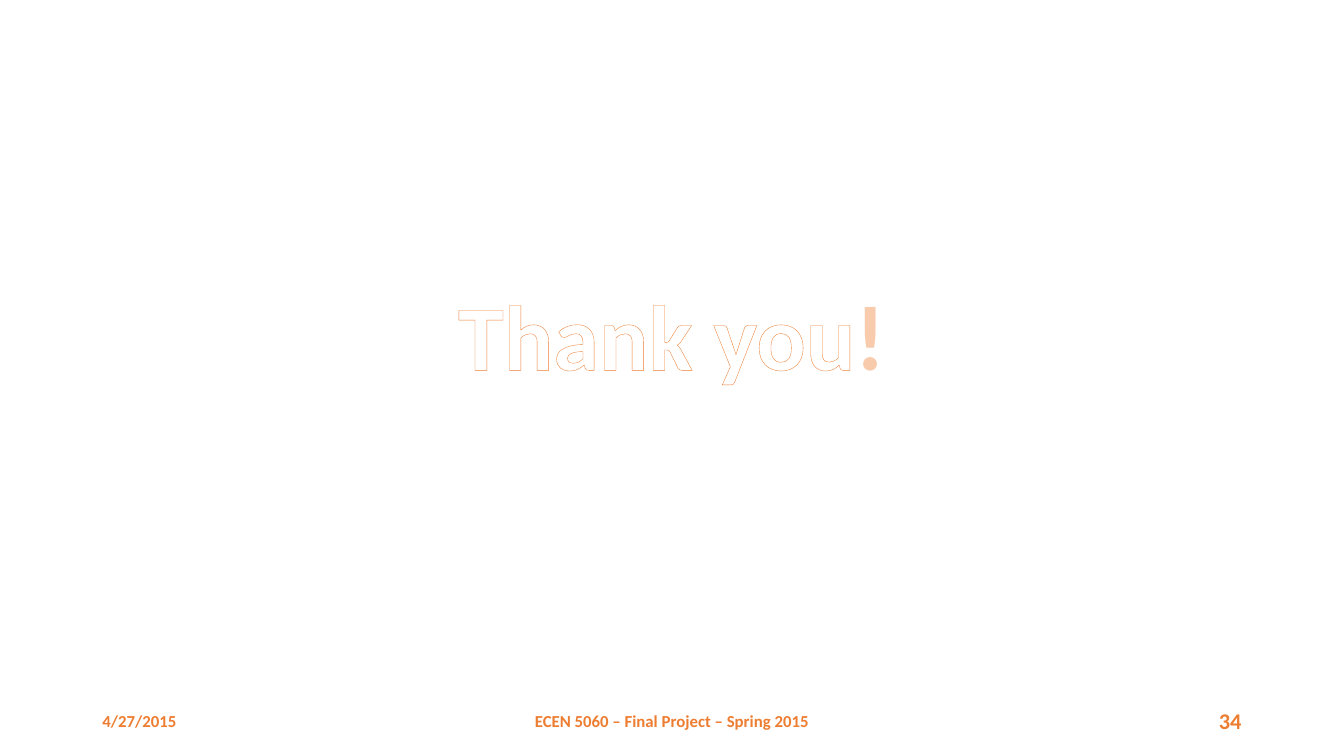
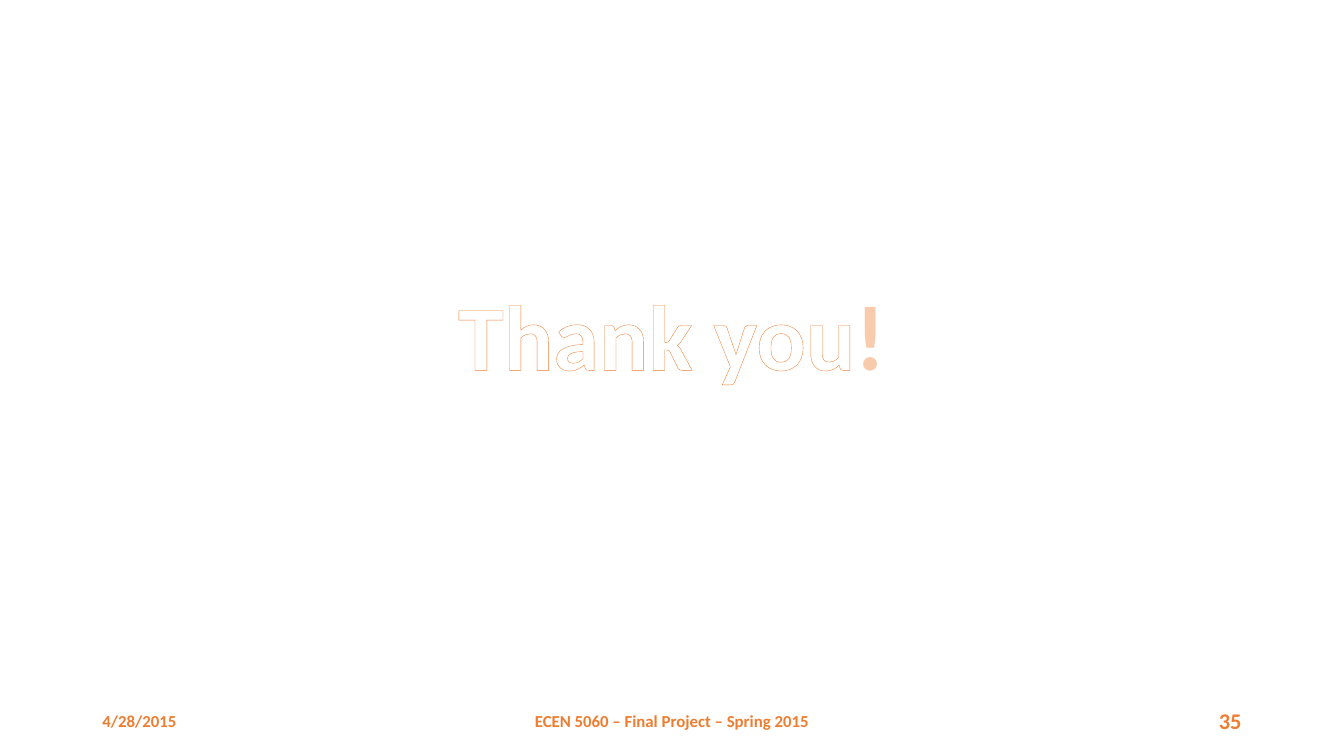
Before and after one commit to danhtuan/jdmcmc-mpi, a slide deck: slide 35 of report/Parallel MCMC.pptx (slide 34 before the commit). Drawn at 1344x756 pixels with LibreOffice and Linux fonts; fonts in the diff are those of the drawing; background and template pictures are left out. Boxes give left, top, right and bottom in pixels: in the first picture for what was removed or moved away, otherwise in the second. Text is boxed around its words. In the diff, an @@ line names an element or a change of style, - is before the commit and + after.

```diff
--- a/report/Parallel MCMC.pptx
+++ b/report/Parallel MCMC.pptx
@@ text at bbox=[102, 715, 176, 728]: text changed @@
-4/27/2015
+4/28/2015
@@ page number at bbox=[1219, 714, 1242, 729]: text changed @@
-34
+35
```
Also in this commit, not shown: 31 other slides changed, 2 slides added, 1 slide removed.
